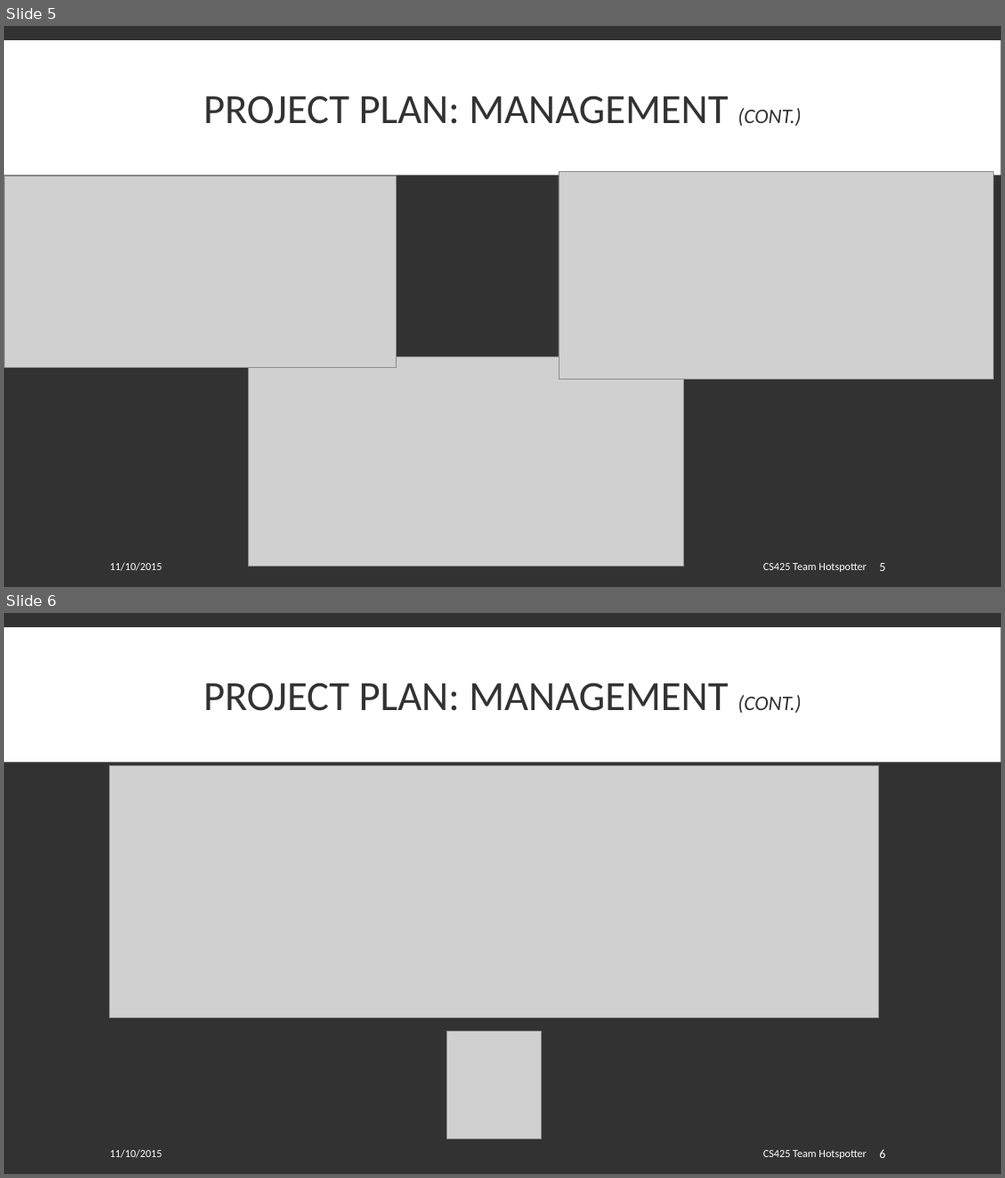
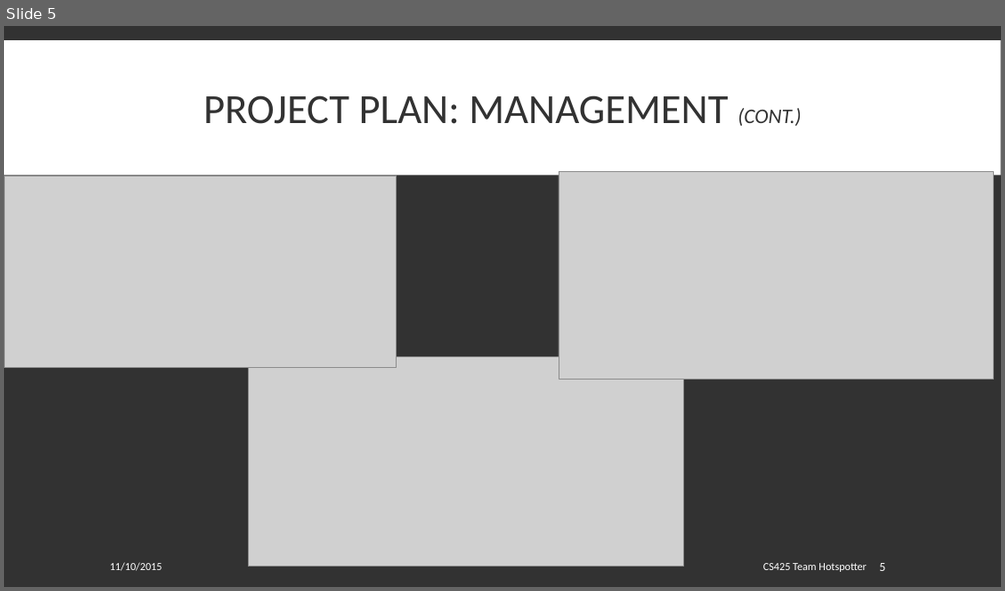
Before and after one commit to spesmit/hotspotter, a slide deck: Documentation/Presentations/CS425 Final Presentation.pptx. Shown one above the other, each under a label of ours: slides 5 and 6 before the commit, slide 5 after it. The pictures are 1005x1178 and 1005x591 pixels, drawn with LibreOffice and Linux fonts; fonts in the diff are those of the drawing; grey boxes stand for pictures. Boxes give left, top, right and bottom in pixels: in the first picture for what was removed or moved away, otherwise in the second. Text is boxed around its words. In the diff, an @@ line names an element or a change of style, - is before the commit and + after.

Commit message:
Removed Jenkins screenshot slide as unnecessary

```diff
--- a/Documentation/Presentations/CS425 Final Presentation.pptx
+++ b/Documentation/Presentations/CS425 Final Presentation.pptx
@@ slide 6 removed at bbox=[4, 613, 1001, 1174], background #323232; not listed: 1 template element that a slide beside it also shows @@
@@ title removed at bbox=[203, 682, 801, 713] @@
-PROJECT PLAN: MANAGEMENT (CONT.)
@@ picture removed at bbox=[109, 765, 878, 1018] @@
@@ picture removed at bbox=[446, 1031, 540, 1138] @@
@@ text removed at bbox=[110, 1149, 162, 1158] @@
-11/10/2015
@@ text removed at bbox=[763, 1150, 866, 1159] @@
-CS425 Team Hotspotter
@@ page number removed at bbox=[879, 1149, 885, 1158] @@
-6
```
